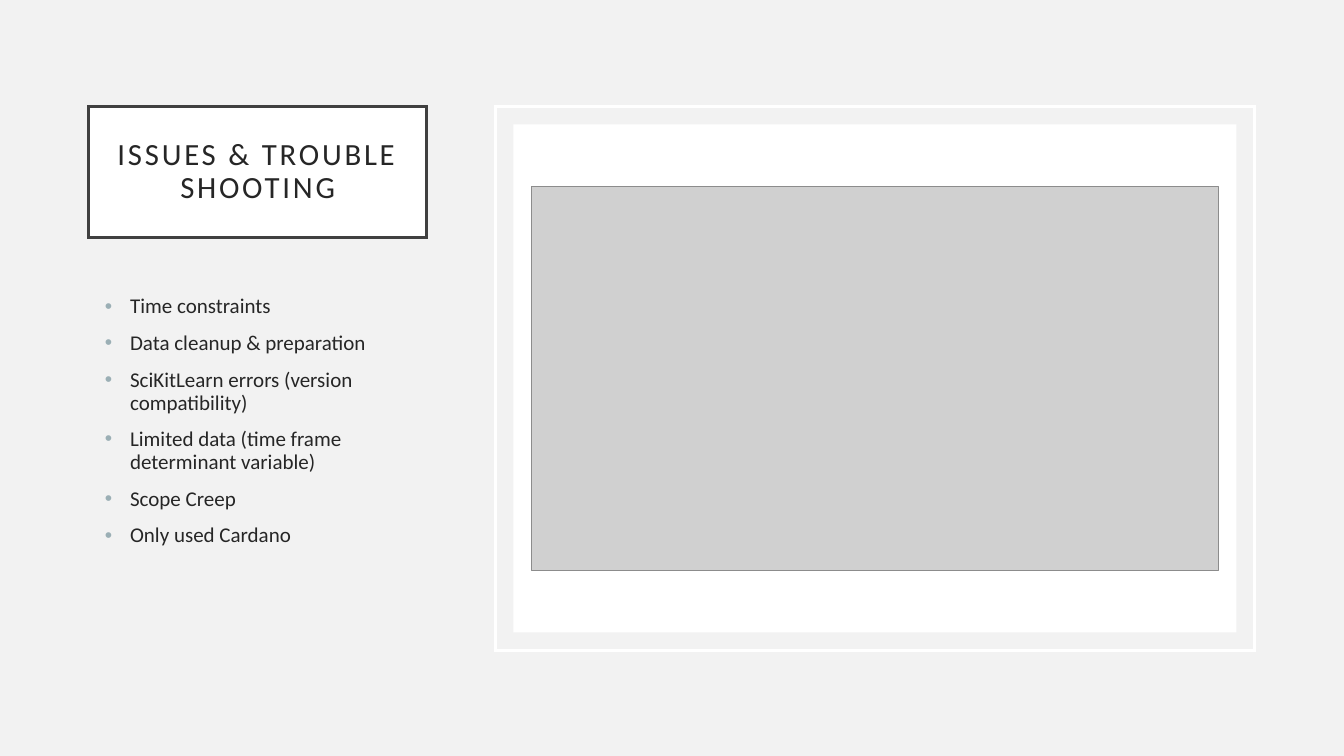
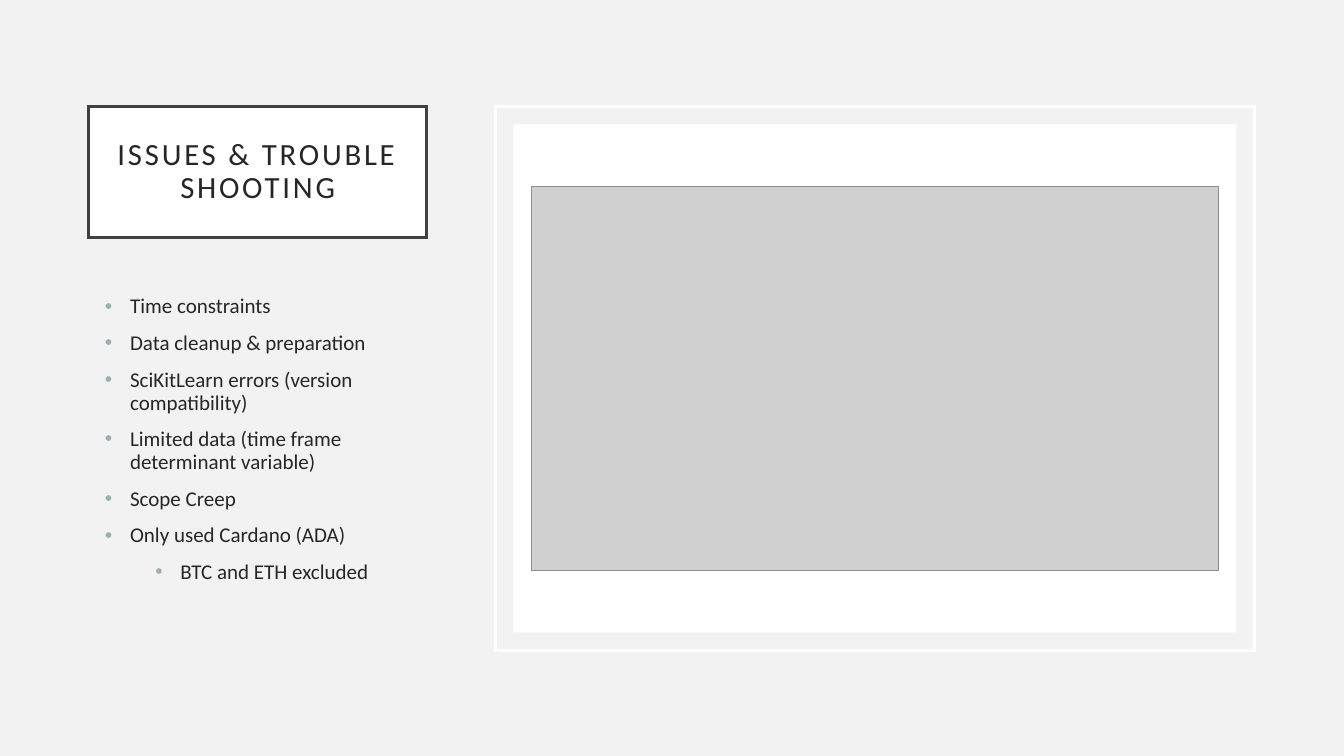
Before and after one commit to Alacrity01/sentiment-trading, a slide deck: slide 4 of Sentiment_Trading.pptx (slide 3 before the commit). Drawn at 1344x756 pixels with LibreOffice and Linux fonts; fonts in the diff are those of the drawing; grey boxes stand for pictures. Boxes give left, top, right and bottom in pixels: in the first picture for what was removed or moved away, otherwise in the second. Text is boxed around its words. In the diff, an @@ line names an element or a change of style, - is before the commit and + after.

```diff
--- a/Sentiment_Trading.pptx
+++ b/Sentiment_Trading.pptx
@@ text at (130,527,368,579): text changed @@
-• Only used Cardano
+• Only used Cardano (ADA)
+  • BTC and ETH excluded
```
Also in this commit, not shown: 2 other slides changed, 6 slides added, 1 slide removed.
